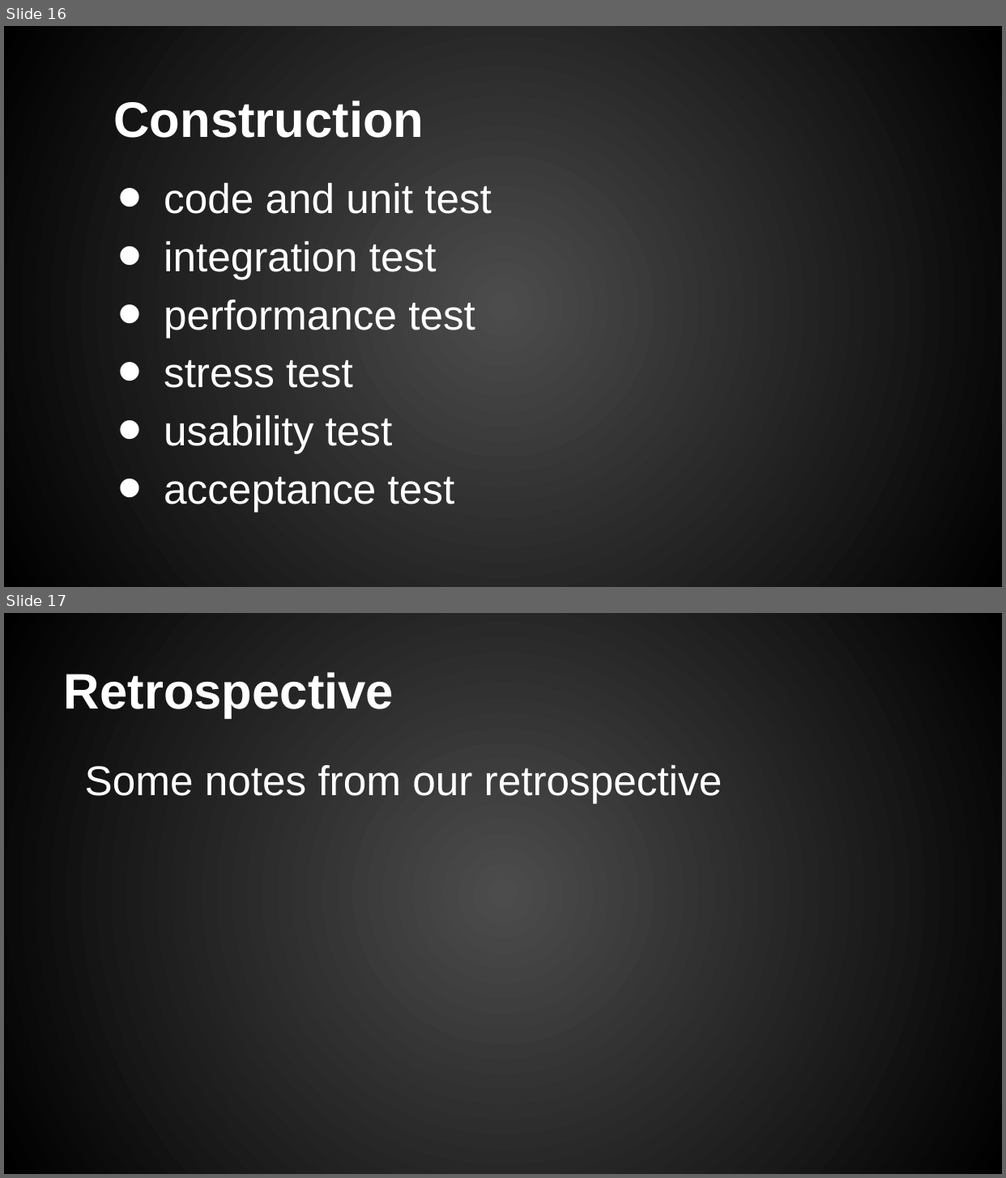
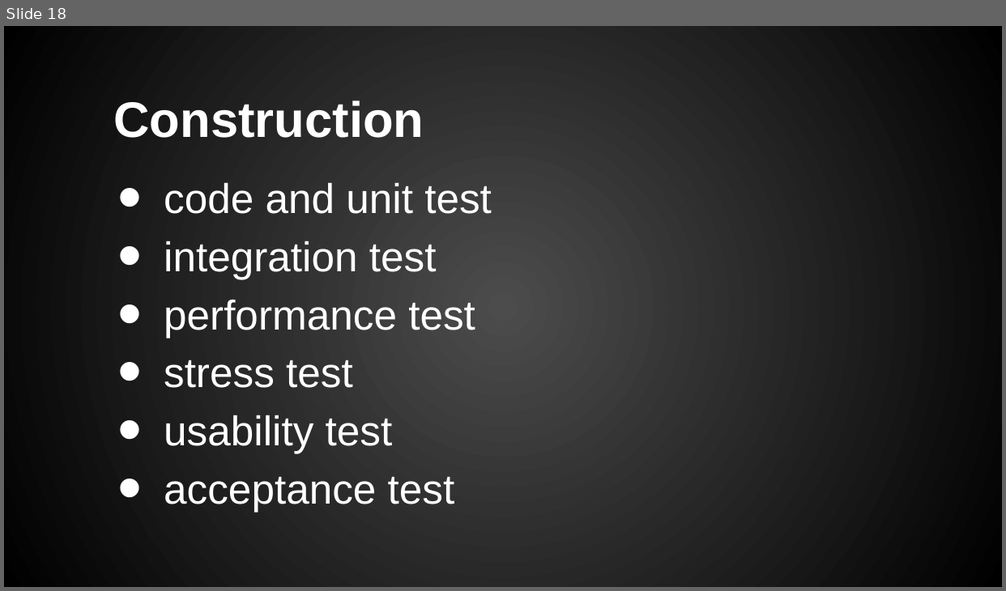
Before and after one commit to chriskdon/chinese-checkers, a slide deck: project-management/Presentations/Chinese Checkers - Iteration #1.pptx. Shown one above the other, each under a label of ours: slides 16 and 17 before the commit, slide 18 after it. The pictures are 1006x1178 and 1006x591 pixels, drawn with LibreOffice and Linux fonts; fonts in the diff are those of the drawing; background and template pictures are left out. Boxes give left, top, right and bottom in pixels: in the first picture for what was removed or moved away, otherwise in the second. Text is boxed around its words. In the diff, an @@ line names an element or a change of style, - is before the commit and + after.

```diff
--- a/project-management/Presentations/Chinese Checkers - Iteration #1.pptx
+++ b/project-management/Presentations/Chinese Checkers - Iteration #1.pptx
@@ slide 17 removed at [4, 613, 1002, 1174], background gradient #4C4C4C to #000000 @@
@@ title removed at [64, 672, 394, 718] @@
-Retrospective
@@ text removed at [85, 765, 722, 803] @@
-Some notes from our retrospective
@@ what was slide 16 is now slide 18 @@
```
Also in this commit, not shown: 3 slides changed, 5 slides added, 1 other file.
